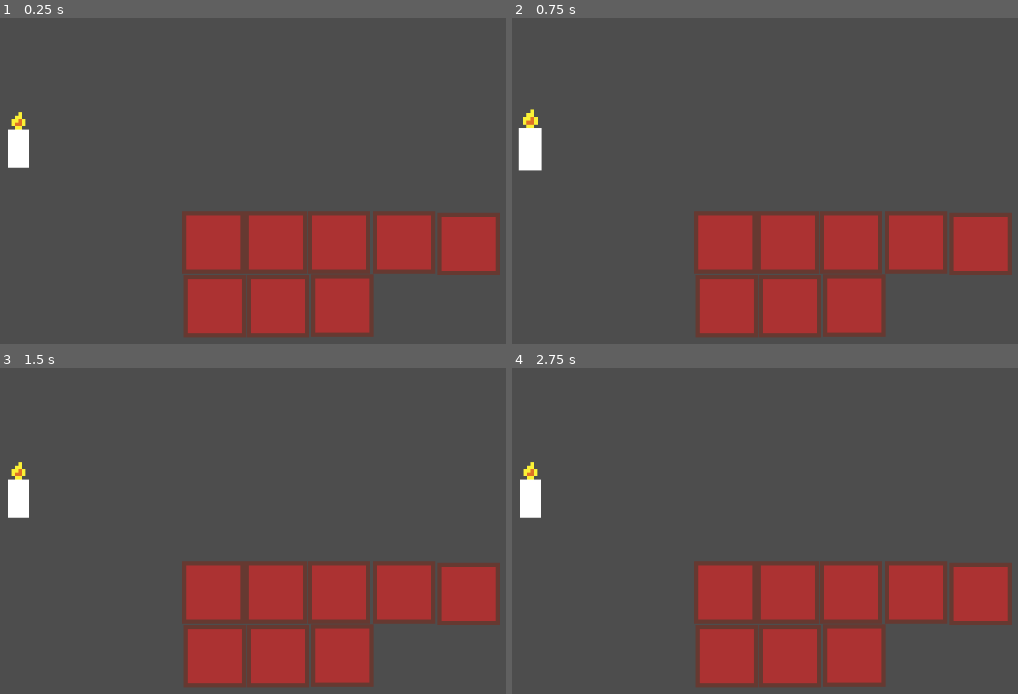
Above: before the commit, frames 1-4 (two rows, left to right).
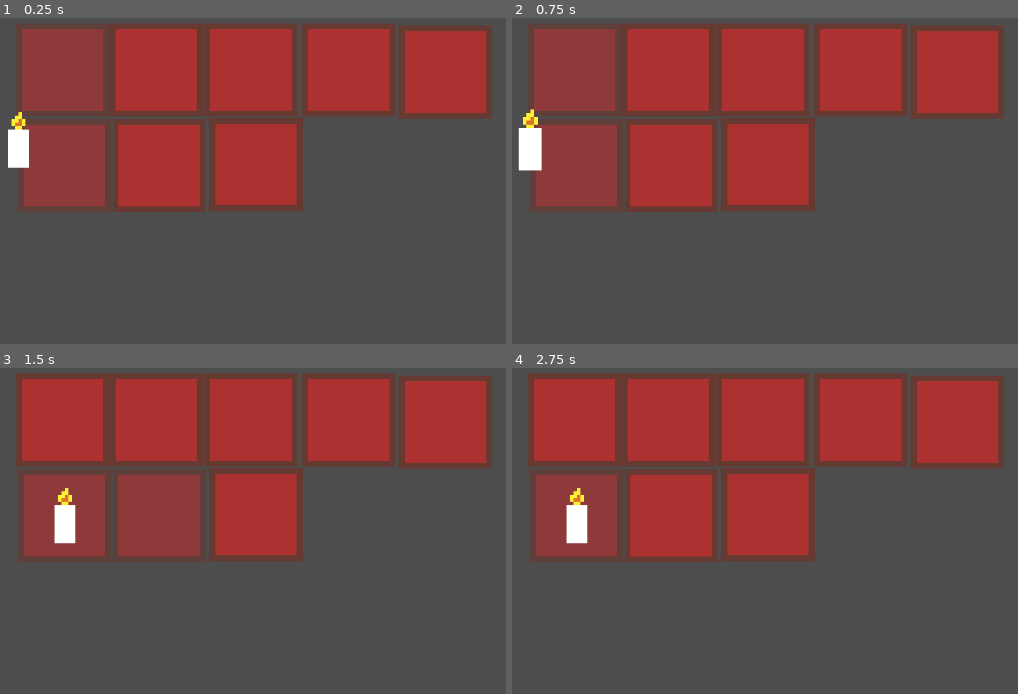
Above: after the commit, the same moments.

Repository: adrientremblay/ld55
Game: Godot game, scene res://scenes/main.tscn
Two runs of this game, one before a commit and one after it. Both use one fixed random seed, a clock stepped at 60 frames per second and the inputs below.
Inputs (mouse positions are in pixels of both pictures, inside the frame that each line leads up to):
- Up to frame 1 (0.25 s): no input
- Up to frame 2 (0.75 s): tap Enter at 0.5 s; move the mouse to (532, 138) at 0.52 s; press the mouse at (532, 138) at 0.53 s
- Up to frame 3 (1.5 s): tap Space at 1.25 s; move the mouse to (480, 661) at 1.27 s; release the mouse at (480, 661) at 1.28 s; click (480, 661) at 1.35 s
- Up to frame 4 (2.75 s): tap Enter at 2 s; move the mouse to (517, 524) at 2.02 s; press the mouse at (517, 524) at 2.03 s

The runs differ from the first frame. In frame 1, 58% of the frame differs, in the area x 4-99%, y 1-98%; in frame 2, 58%; in frame 3, 58%; in frame 4, 59%, in the area x 1-99%, y 1-98%.

Commit message:
Tweaked drag/drop code

Diff:
--- a/scenes/altar.tscn
+++ b/scenes/altar.tscn
@@ -3,6 +3,7 @@
 [ext_resource type="PackedScene" uid="uid://ci3or73yh7txj" path="res://scenes/platform.tscn" id="1_i1ljc"]
 
 [node name="Altar" type="Node2D"]
+scale = Vector2(1.5, 1.5)
 
 [node name="Platform" parent="." instance=ExtResource("1_i1ljc")]
 position = Vector2(43, 44)
--- a/scenes/main.tscn
+++ b/scenes/main.tscn
@@ -9,4 +9,4 @@
 position = Vector2(253, 176)
 
 [node name="Altar" parent="." instance=ExtResource("2_64s2l")]
-position = Vector2(491, 280)
+position = Vector2(252, 9)
--- a/scripts/object.gd
+++ b/scripts/object.gd
@@ -1,7 +1,6 @@
 extends Node2D
 
 var draggable = false
-var is_inside_droppable = false
 var body_ref
 var offset: Vector2
 var initial_pos
@@ -23,10 +22,7 @@
 	elif Input.is_action_just_released("click"):
 		Dragging.is_dragging = false
 		var tween = get_tree().create_tween()
-		if is_inside_droppable:
-			tween.tween_property(self, "global_position", body_ref.global_position, 0.2).set_ease(Tween.EASE_OUT)
-		else:
-			tween.tween_property(self, "global_position", initial_pos, 0.2).set_ease(Tween.EASE_OUT)
+		tween.tween_property(self, "global_position", body_ref.global_position, 0.2).set_ease(Tween.EASE_OUT)
 
 func _on_area_2d_mouse_entered() -> void:
 	if Dragging.is_dragging:
@@ -42,18 +38,12 @@
 	draggable = false
 	scale = Vector2(1.0, 1.0)
 
-
 func _on_area_2d_body_entered(body: Node2D) -> void:
 	if not body.is_in_group("droppable"):
 		return
 
-	is_inside_droppable = true
 	body.modulate = Color(Color.WHITE, 0.7)
 	body_ref = body
 
 func _on_area_2d_body_exited(body: Node2D) -> void:
-	if not body.is_in_group("droppable"):
-		return
-
-	is_inside_droppable = false
 	body.modulate = Color(Color.WHITE, 1.0)
